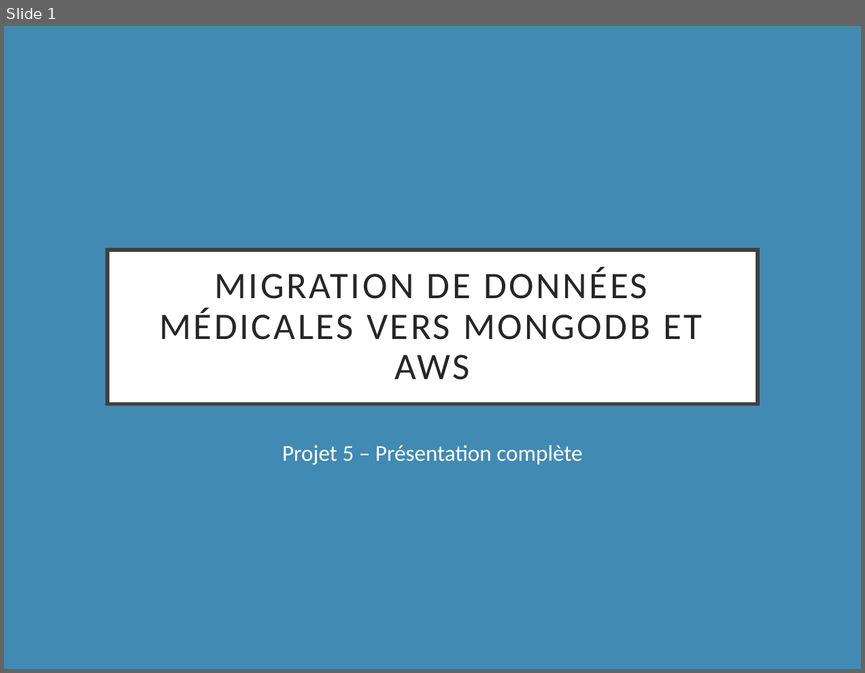
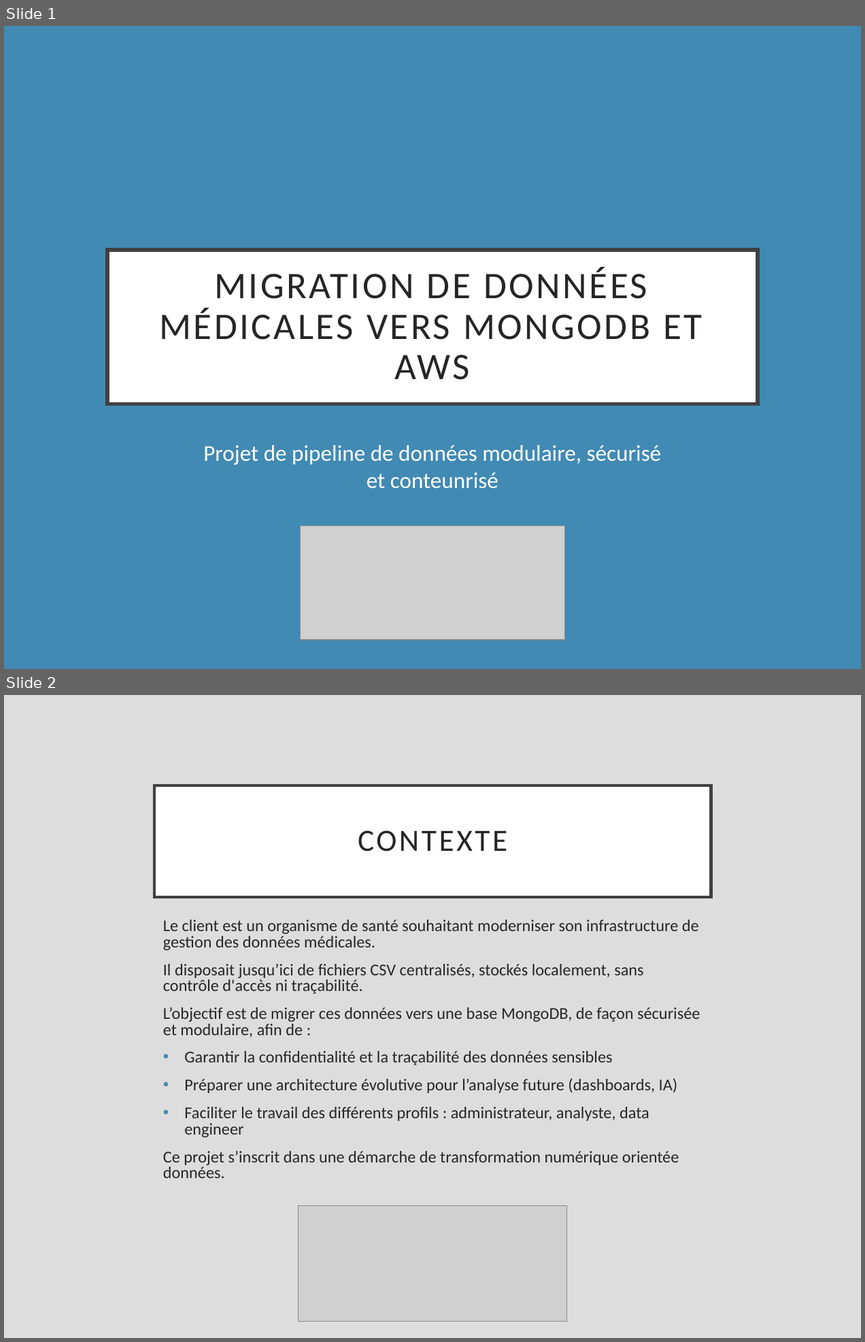
Before and after one commit to alexqtn/projet_5, a slide deck: Presantation.pptx. Shown one above the other, each under a label of ours: slide 1 before the commit, slides 1 and 2 after it. The pictures are 865x673 and 865x1342 pixels, drawn with LibreOffice and Linux fonts; fonts in the diff are those of the drawing; grey boxes stand for pictures. Boxes give left, top, right and bottom in pixels: in the first picture for what was removed or moved away, otherwise in the second. Text is boxed around its words. In the diff, an @@ line names an element or a change of style, - is before the commit and + after.

```diff
--- a/Presantation.pptx
+++ b/Presantation.pptx
@@ slide 2 added at box(4, 695, 861, 1338), background #DDDDDD @@
@@ title added at box(155, 785, 711, 896), fill #FFFFFF, outline #404040 2.5 pt, 26 pt, text #262626 @@
+CONTEXTE
@@ text added at box(163, 919, 700, 1178), 13.9 pt, text #262626 @@
+Le client est un organisme de santé souhaitant moderniser son infrastructure de gestion des données médicales.
+Il disposait jusqu’ici de fichiers CSV centralisés, stockés localement, sans contrôle d'accès ni traçabilité.
+L’objectif est de migrer ces données vers une base MongoDB, de façon sécurisée et modulaire, afin de :
+• Garantir la confidentialité et la traçabilité des données sensibles
+• Préparer une architecture évolutive pour l’analyse future (dashboards, IA)
+• Faciliter le travail des différents profils : administrateur, analyste, data engineer
+Ce projet s’inscrit dans une démarche de transformation numérique orientée données.
@@ picture added at box(298, 1205, 567, 1321) @@
@@ slide 1 changed as well @@
@@ subtitle at box(203, 445, 662, 488): text changed @@
-Projet 5 – Présentation complète
+Projet de pipeline de données modulaire, sécurisé et conteunrisé
@@ picture added at box(300, 526, 564, 639) @@
```
Also in this commit, not shown: 2 other slides changed, 17 other slides added, 8 slides removed, 6 other files.
